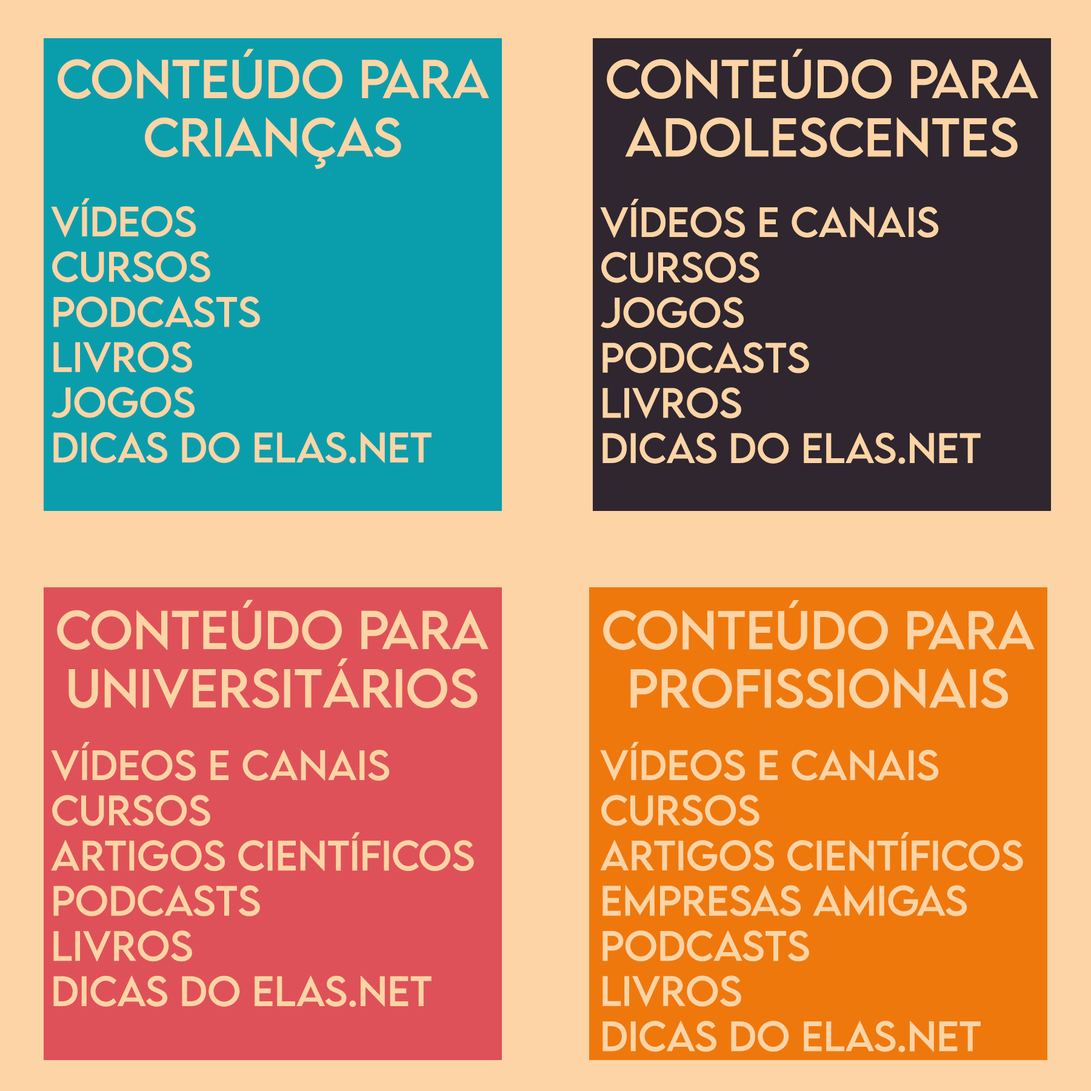
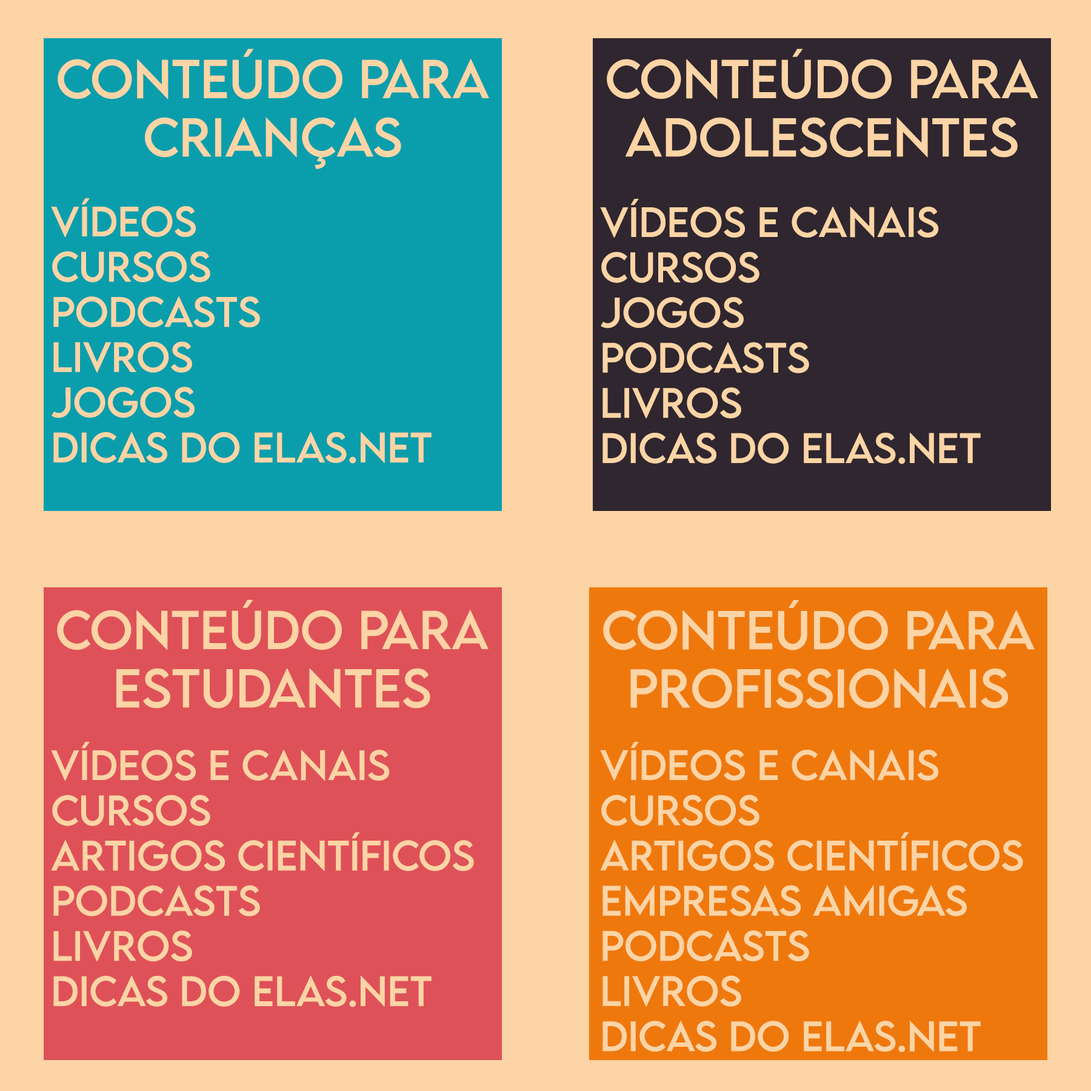
Layers edited between the first and the second 1091 × 1091 image:
renamed "conteúdo para universitários" to "conteúdo para Estudantes", painted on it over [68, 658, 478, 709]
